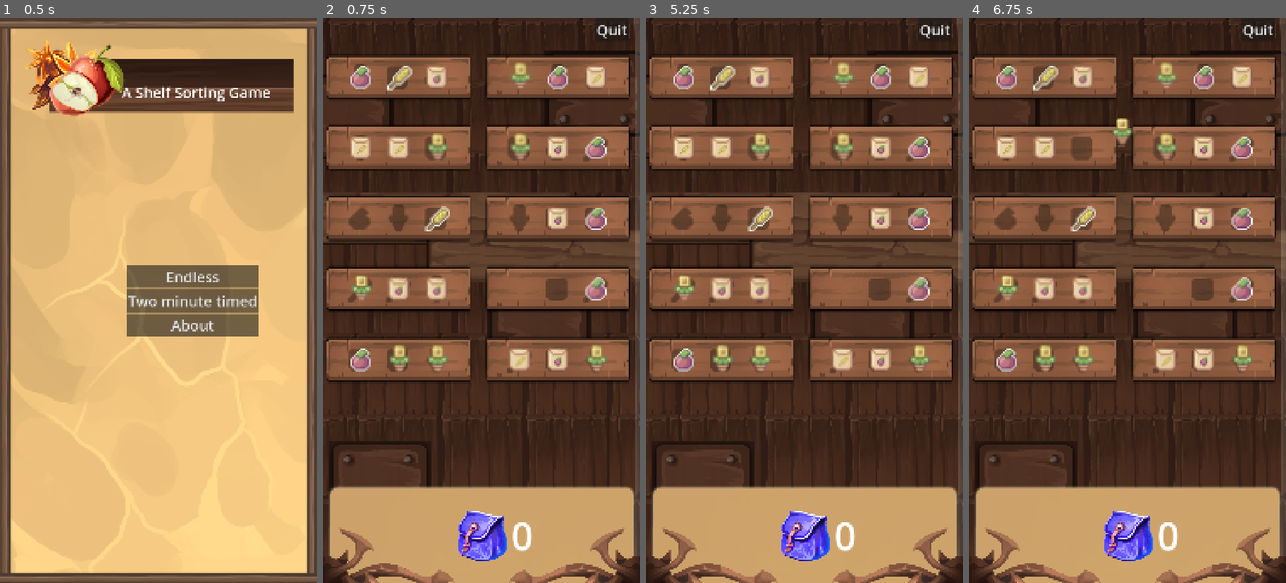
Above: before the commit, frames 1-4 (left to right).
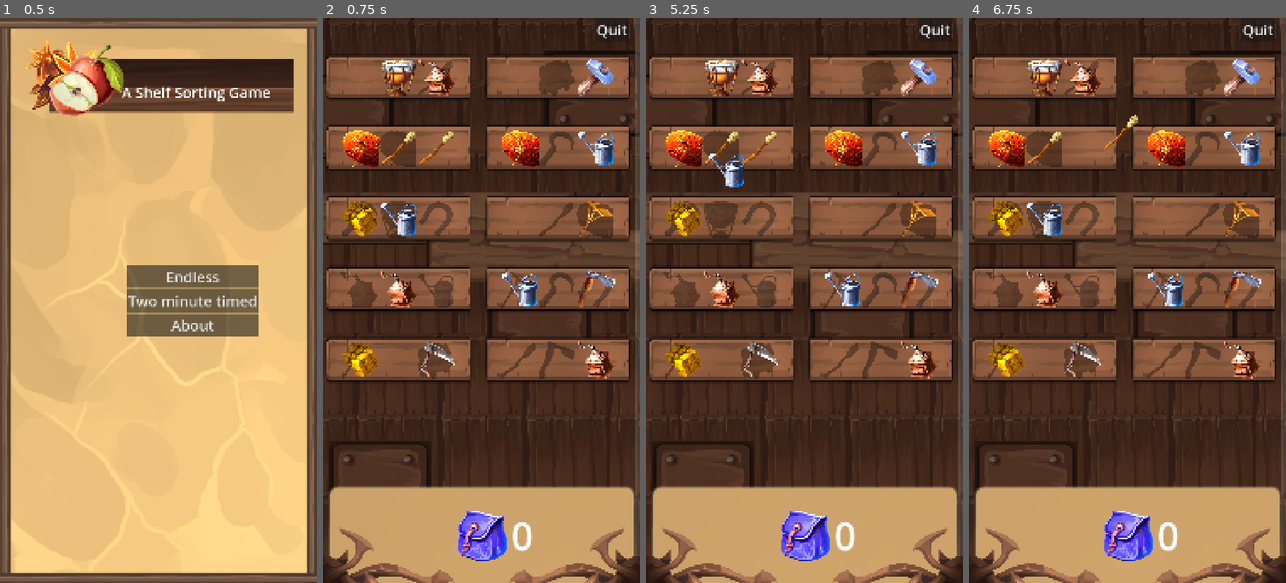
Above: after the commit, the same moments.

Repository: andrewcrisp/shelfsortinggame
Game: Godot game, scene res://scenes/game.tscn
Same seed, same stepped clock (60 frames per second), same inputs: the game is played once before the commit and once after it.
Inputs (mouse positions are in pixels of both pictures, inside the frame that each line leads up to):
- Up to frame 1 (0.5 s): no input
- Up to frame 2 (0.75 s): click "Endless" at 0.5 s
- Up to frame 3 (5.25 s): tap Enter at 1.25, 2.75, 4.25 s; move the mouse to (874, 272) at 1.27 s; click (874, 272) at 1.42 s; tap Space at 2, 3.5, 5 s; drag from (741, 328) to (684, 74) at 2.02 s; move the mouse to (836, 176) at 2.77 s; drag from (788, 413) to (722, 74) at 3.52 s; move the mouse to (899, 385) at 4.27 s; hold Down (ui_down) 4.28-5 s; drag from (709, 215) to (760, 74) at 5.02 s
- Up to frame 4 (6.75 s): move the mouse to (1143, 300) at 5.77 s; hold Down (ui_down) 5.78-6.5 s; click (1143, 300) at 5.92 s; drag from (1079, 159) to (1203, 74) at 6.52 s

Frame 1 is identical in both runs. In frame 2, 12% of the frame differs, in the area x 5-93%, y 7-64%; in frame 3, 12%; in frame 4, 13%.

Commit message:
Dynamically load sprites

Diff:
--- /dev/null
+++ b/scenes/random_sortable_item.tscn
@@ -0,0 +1,19 @@
+[gd_scene load_steps=4 format=3 uid="uid://d3nx47m8f1uxj"]
+
+[ext_resource type="Script" uid="uid://nfy7ub0kmvu6" path="res://scripts/sortable_item.gd" id="1_u653b"]
+[ext_resource type="Texture2D" uid="uid://ddfe256c7mtw5" path="res://assets/Basic_Furniture.png" id="2_5gbil"]
+
+[sub_resource type="RectangleShape2D" id="RectangleShape2D_5mufi"]
+
+[node name="SortableItem" type="Node2D"]
+script = ExtResource("1_u653b")
+
+[node name="Area2D" type="Area2D" parent="."]
+
+[node name="CollisionShape2D" type="CollisionShape2D" parent="Area2D"]
+shape = SubResource("RectangleShape2D_5mufi")
+
+[node name="Sprite2D" type="Sprite2D" parent="."]
+texture = ExtResource("2_5gbil")
+region_enabled = true
+region_rect = Rect2(51, 0, 11, 16)
--- a/scenes/sortable_item.tscn
+++ b/scenes/sortable_item.tscn
@@ -1,19 +1,13 @@
-[gd_scene load_steps=4 format=3 uid="uid://c8djjp8desmdr"]
+[gd_scene load_steps=3 format=3 uid="uid://c8djjp8desmdr"]
 
 [ext_resource type="Script" uid="uid://nfy7ub0kmvu6" path="res://scripts/sortable_item.gd" id="1_2kofd"]
-[ext_resource type="Texture2D" uid="uid://ddfe256c7mtw5" path="res://assets/Basic_Furniture.png" id="2_du2eh"]
-
-[sub_resource type="RectangleShape2D" id="RectangleShape2D_5mufi"]
+[ext_resource type="PackedScene" uid="uid://cd6k6bp0xc3jt" path="res://scenes/sortable_item_shape.tscn" id="3_8rrxl"]
 
 [node name="SortableItem" type="Node2D"]
 script = ExtResource("1_2kofd")
 
-[node name="Area2D" type="Area2D" parent="."]
-
-[node name="CollisionShape2D" type="CollisionShape2D" parent="Area2D"]
-shape = SubResource("RectangleShape2D_5mufi")
+[node name="SortableItemShape" parent="." instance=ExtResource("3_8rrxl")]
 
 [node name="Sprite2D" type="Sprite2D" parent="."]
-texture = ExtResource("2_du2eh")
-region_enabled = true
+z_index = 4
 region_rect = Rect2(51, 0, 11, 16)
--- a/scripts/Globals.gd
+++ b/scripts/Globals.gd
@@ -21,7 +21,7 @@
 var groceries = []
 var levels = []
 var about_level = "res://scenes/levels/special/about.tscn"
-var starting_menu_level = "res://scenes/menus/startig_menu.tscn"
+var starting_menu_level = "res://scenes/menus/starting_menu.tscn"
 
 func _ready() -> void:
 	populate_levels()
--- a/scripts/level.gd
+++ b/scripts/level.gd
@@ -3,12 +3,12 @@
 signal score(points)
 
 var carriedItem = null
-var scoreboard: scoreboard
+var myScoreboard: scoreboard
 
 func _ready() -> void:
 	Globals.itemSpawner = $item_spawner
 	Globals.current_level = $"."
-	scoreboard = $Scoreboard
+	myScoreboard = $Scoreboard
 	connect("score", _on_shelf_score)
 	get_tree().call_group("shelves", "spawnContents")
 
--- a/scripts/shelf.gd
+++ b/scripts/shelf.gd
@@ -3,11 +3,12 @@
 signal score(points)
 
 var numItemsHeld = 0
+var spot1
 
 func _ready() -> void:
 	$Spot1.connect("item_placed", _on_spot_item_placed)
 	$Spot1.connect("item_removed", _on_spot_item_removed)
-
+	spot1 = $Spot1
 	$Spot2.connect("item_placed", _on_spot_item_placed)
 	$Spot2.connect("item_removed", _on_spot_item_removed)
 
@@ -16,6 +17,8 @@
 
 	add_to_group("shelves")
 
+#func _process(delta: float) -> void:
+	#print($Spot1.heldItem)
 
 func _on_spot_item_placed(_spot: Variant) -> void:
 	numItemsHeld += 1
--- a/scripts/sortable_item.gd
+++ b/scripts/sortable_item.gd
@@ -6,12 +6,21 @@
 var lastArea: Spot
 var hoveredArea = null
 var isGrabbable = true
+var mySprite
+var myShape
 
 func _ready() -> void:
 	$SortableItemShape/CollisionShape2D.shape.size = $Sprite2D.region_rect.size * 1.1
 	$SortableItemShape.connect("area_entered", _on_area_2d_area_entered)
 	$SortableItemShape.connect("area_exited", _on_area_2d_area_exited)
+	mySprite = $Sprite2D
+	myShape = $SortableItemShape/CollisionShape2D
+	resetCollisionShape()
+	pass
 
+func resetCollisionShape():
+	#$SortableItemShape/CollisionShape2D.shape.size = $Sprite2D.region_rect.size * 1.1
+	$SortableItemShape/CollisionShape2D.shape.size = $Sprite2D.texture.get_size()
 func _input(event: InputEvent) -> void:
 	if (event is InputEventMouseButton
 		|| event is InputEventScreenTouch):
@@ -28,6 +37,7 @@
 func _process(_delta: float) -> void:
 	if (isFollowingMouse):
 		global_position = dragposition
+
 
 func drop():
 	if isFollowingMouse:
@@ -56,6 +66,6 @@
 
 func send_to_scoreboard():
 	var tween = create_tween()
-	tween.set_loops(1).tween_property($Sprite2D, "global_position", Globals.current_level.scoreboard.global_position, .5)
+	tween.set_loops(1).tween_property($Sprite2D, "global_position", Globals.current_level.myScoreboard.global_position, .5)
 	tween.parallel().tween_property($"Sprite2D", "scale", Vector2(), .5)
 	tween.tween_callback($".".queue_free)
--- a/scripts/spawner.gd
+++ b/scripts/spawner.gd
@@ -3,13 +3,24 @@
 var level
 
 var scenes = []
+var itemTextures = []
 
+var sortableItemScene
 var lastTwoItems = [null, null]
+
 
 func _on_button_pressed() -> void:
 	SpawnNewItem()
 
-func GetRandomItem():
+func GetRandomItemTexture():
+	var randomDivisor = 1
+	var randItemNumber = RandomNumberGenerator.new().randi() % (len(itemTextures) + (len(itemTextures)/randomDivisor ))
+	if (randItemNumber >= len(itemTextures)):
+		return null
+	var item = itemTextures[randItemNumber]
+	return item
+
+func GetRandomItemScene():
 	var randomDivisor = 4
 	var randItemNumber = RandomNumberGenerator.new().randi() % (len(scenes) + (len(scenes)/randomDivisor ))
 
@@ -19,12 +30,30 @@
 	return item
 
 func SpawnNewItem():
-	var item = GetRandomItem()
+	return SpawnNewItemFromTextureList()
+	return SpawnNewItemFromScene()
+
+func SpawnNewItemFromTextureList():
+	var itemTexture = GetRandomItemTexture()
+	if (itemTexture == null):
+		return null
+	while !CheckSaneItemSpawns(itemTexture):
+		itemTexture = GetRandomItemTexture()
+	var newItem:SortableItem = sortableItemScene.instantiate()
+	newItem.type = itemTexture
+	newItem.scale = Vector2(.5,.5)
+	var sprite: Sprite2D = newItem.get_node("Sprite2D")
+	sprite.texture = itemTexture
+	Globals.current_level.call_deferred("add_child", newItem)
+	return newItem
+
+func SpawnNewItemFromScene():
+	var item = GetRandomItemScene()
 	if (item == null):
 		return null
 	while !CheckSaneItemSpawns(item):
-		item = GetRandomItem()
-	var newItem = item.instantiate()
+		item = GetRandomItemScene()
+	var newItem:SortableItem = item.instantiate()
 	newItem.type = item
 	newItem.scale = Vector2(6,6)
 	Globals.current_level.call_deferred("add_child", newItem)
@@ -43,3 +72,19 @@
 func _ready() -> void:
 	for item in Globals.groceries:
 		scenes.append(load(item))
+	load_item_textures()
+	sortableItemScene = load("res://scenes/sortable_item.tscn")
+
+func load_item_textures():
+	var path = "res://assets/items/tools"
+	var dir := DirAccess.open(path)
+	dir.list_dir_begin()
+	while true:
+		var file_name = dir.get_next()
+		if file_name == "":
+			#break the while loop when get_next() returns ""
+			break
+		elif !file_name.begins_with(".") and !file_name.ends_with(".import"):
+			#if !file_name.ends_with(".import"):
+			itemTextures.append(load(path + "/" + file_name))
+	dir.list_dir_end()
Renamed: assets/items/Tex_tool_a_ (11).png -> assets/items/tools/Tex_tool_a_ (11).png
Not shown, changed: assets/items/tools/Tex_tool_a_ (11).png.import
Renamed: assets/items/Tex_tool_a_ (17).png -> assets/items/tools/Tex_tool_a_ (17).png
Not shown, changed: assets/items/tools/Tex_tool_a_ (17).png.import
Renamed: assets/items/Tex_tool_a_ (18).PNG -> assets/items/tools/Tex_tool_a_ (18).PNG
Not shown, added: assets/items/tools/Tex_tool_a_ (18).PNG.import
Binary file added: assets/items/tools/Tex_tool_a_ (2).png
Not shown, added: assets/items/tools/Tex_tool_a_ (2).png.import
Binary file added: assets/items/tools/Tex_tool_a_ (20).png
Not shown, added: assets/items/tools/Tex_tool_a_ (20).png.import
Binary file added: assets/items/tools/Tex_tool_a_ (29).png
Not shown, changed: assets/items/tools/Tex_tool_a_ (29).png.import
(and 14 more such lines)
